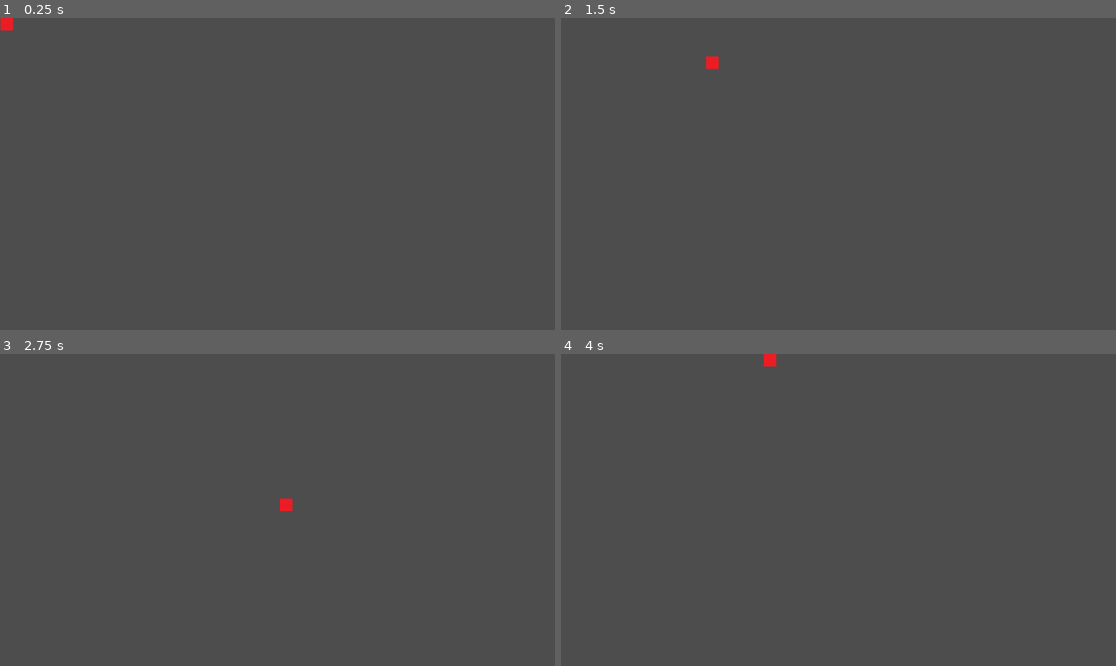
Above: before the commit, frames 1-4 (two rows, left to right).
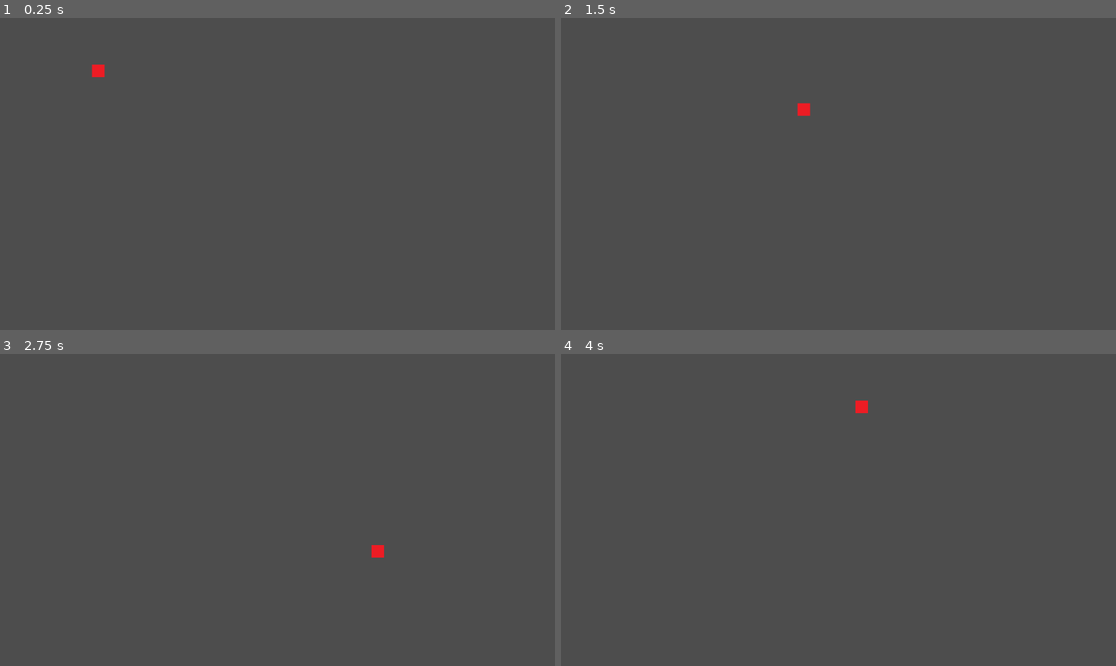
Above: after the commit, the same moments.

Repository: CAZtheArcher/CasualGameDev
Game: Godot game, scene res://node_2d.tscn
The game is run twice, just before and just after one commit, with the same random seed, the same clock (stepped at 60 frames per second) and the same inputs.
Inputs:
- Up to frame 1 (0.25 s): no input
- Up to frame 2 (1.5 s): tap Enter at 0.5 s; hold D (right) 0.53-1.28 s; hold S (down) from 1.28 s (still down)
- Up to frame 3 (2.75 s): release S (down) at 2.03 s; hold D (right) from 2.03 s (still down)
- Up to frame 4 (4 s): release D (right) at 2.78 s; hold W (up) 2.78-3.53 s; hold A (left) from 3.53 s (still down)

The runs differ from the first frame. In frame 1, 0.2% of the frame differs, in the area x 0-19%, y 0-19%; in frame 2, 0.2%, in the area x 26-45%, y 12-32%; in frame 3, 0.2%; in frame 4, 0.2%.

Commit message:
added temp sprites for enemies & pickups.

Diff:
--- a/game/node_2d.tscn
+++ b/game/node_2d.tscn
@@ -7,6 +7,7 @@
 size = Vector2(26, 26)
 
 [node name="Node2D" type="Node2D"]
+position = Vector2(190, 97)
 
 [node name="CharacterBody2D" type="CharacterBody2D" parent="."]
 position = Vector2(14, 13)
Binary file added: game/Sprites/enemy_temp.png
Not shown, added: game/Sprites/enemy_temp.png.import
Binary file added: game/Sprites/item_temp.png
Not shown, added: game/Sprites/item_temp.png.import
